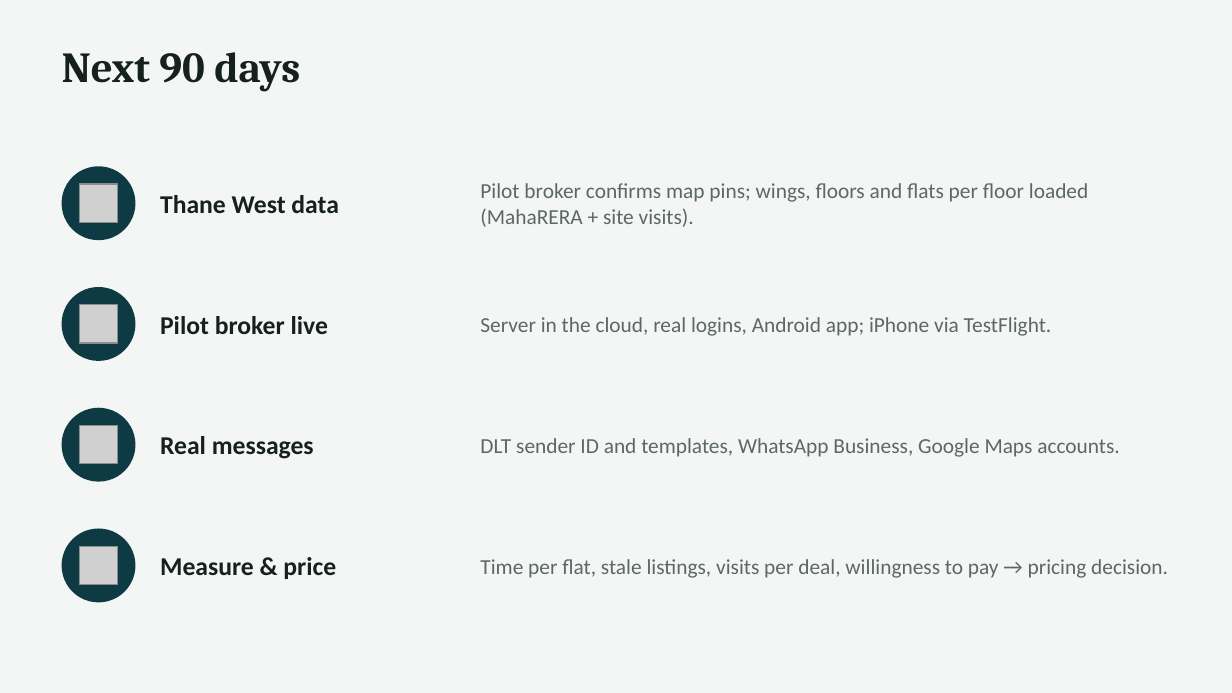
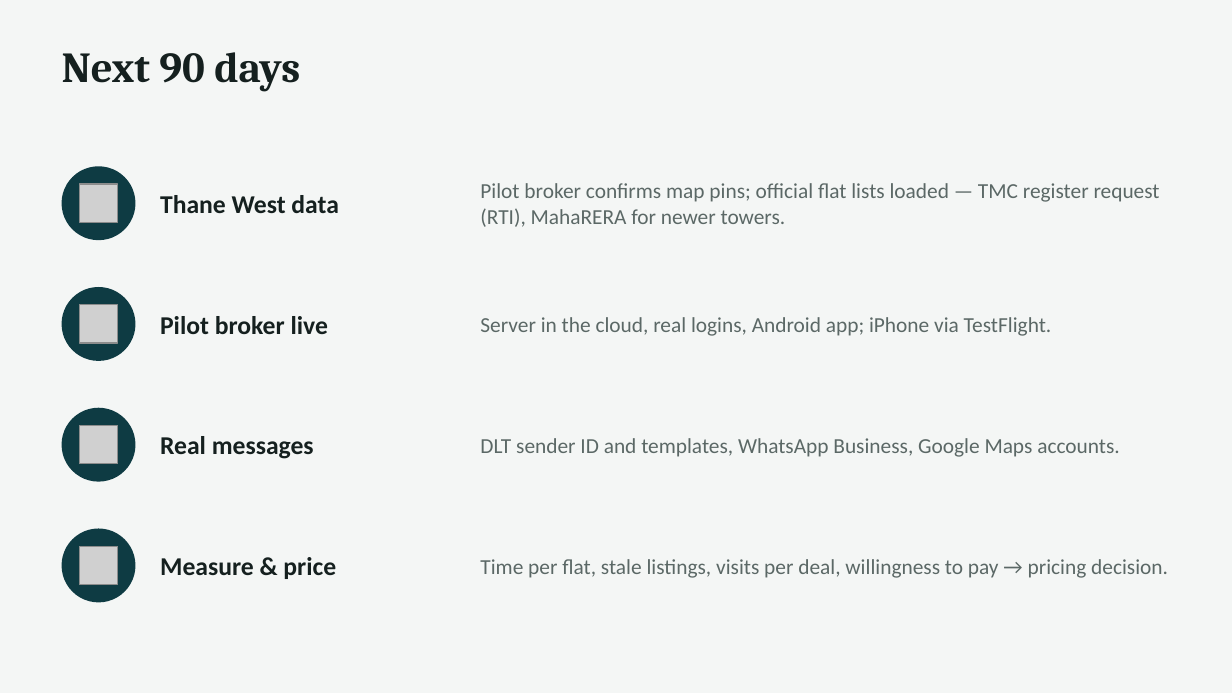
Before and after one commit to weshallrain95-cpu/SocietyManagement, a slide deck: slide 21 of broker-only/docs/presentation/Only-Broker-presentation.pptx (slide 19 before the commit). Drawn at 1232x693 pixels with LibreOffice and Linux fonts; fonts in the diff are those of the drawing; grey boxes stand for pictures. Boxes give left, top, right and bottom in pixels: in the first picture for what was removed or moved away, otherwise in the second. Text is boxed around its words. In the diff, an @@ line names an element or a change of style, - is before the commit and + after.

```diff
--- a/broker-only/docs/presentation/Only-Broker-presentation.pptx
+++ b/broker-only/docs/presentation/Only-Broker-presentation.pptx
@@ text at [480, 183, 1160, 227]: text changed @@
-Pilot broker confirms map pins; wings, floors and flats per floor loaded (MahaRERA + site visits).
+Pilot broker confirms map pins; official flat lists loaded — TMC register request (RTI), MahaRERA for newer towers.
```
Also in this commit, not shown: 2 other slides changed, 2 slides added, 2 other files.
